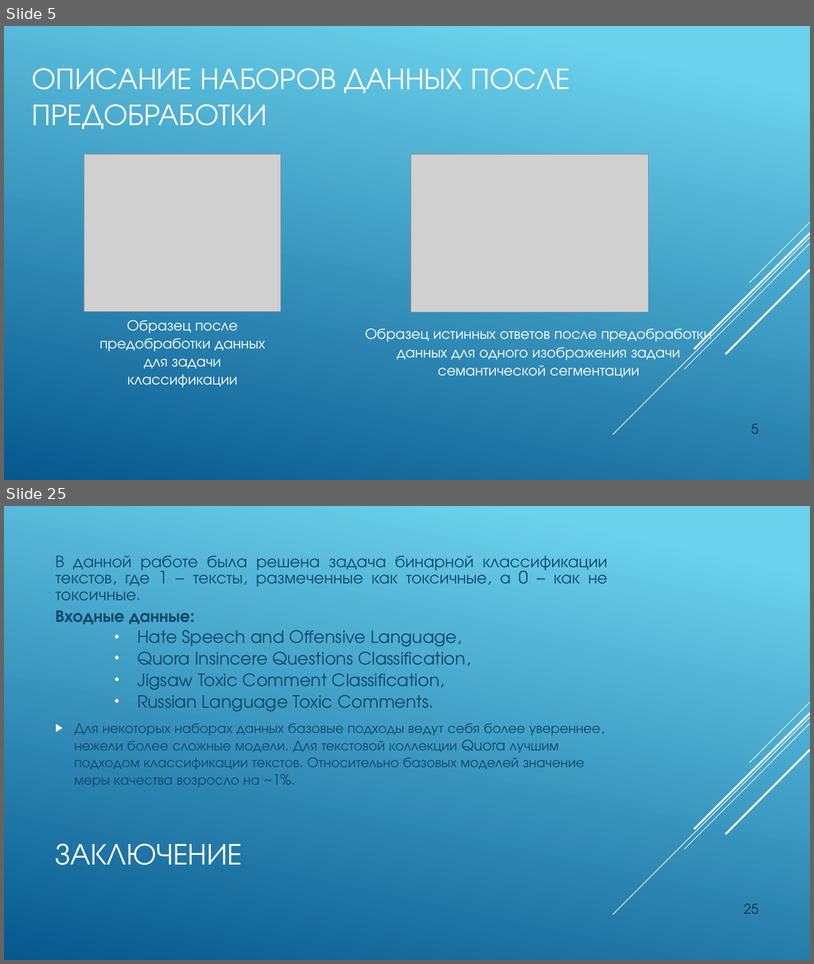
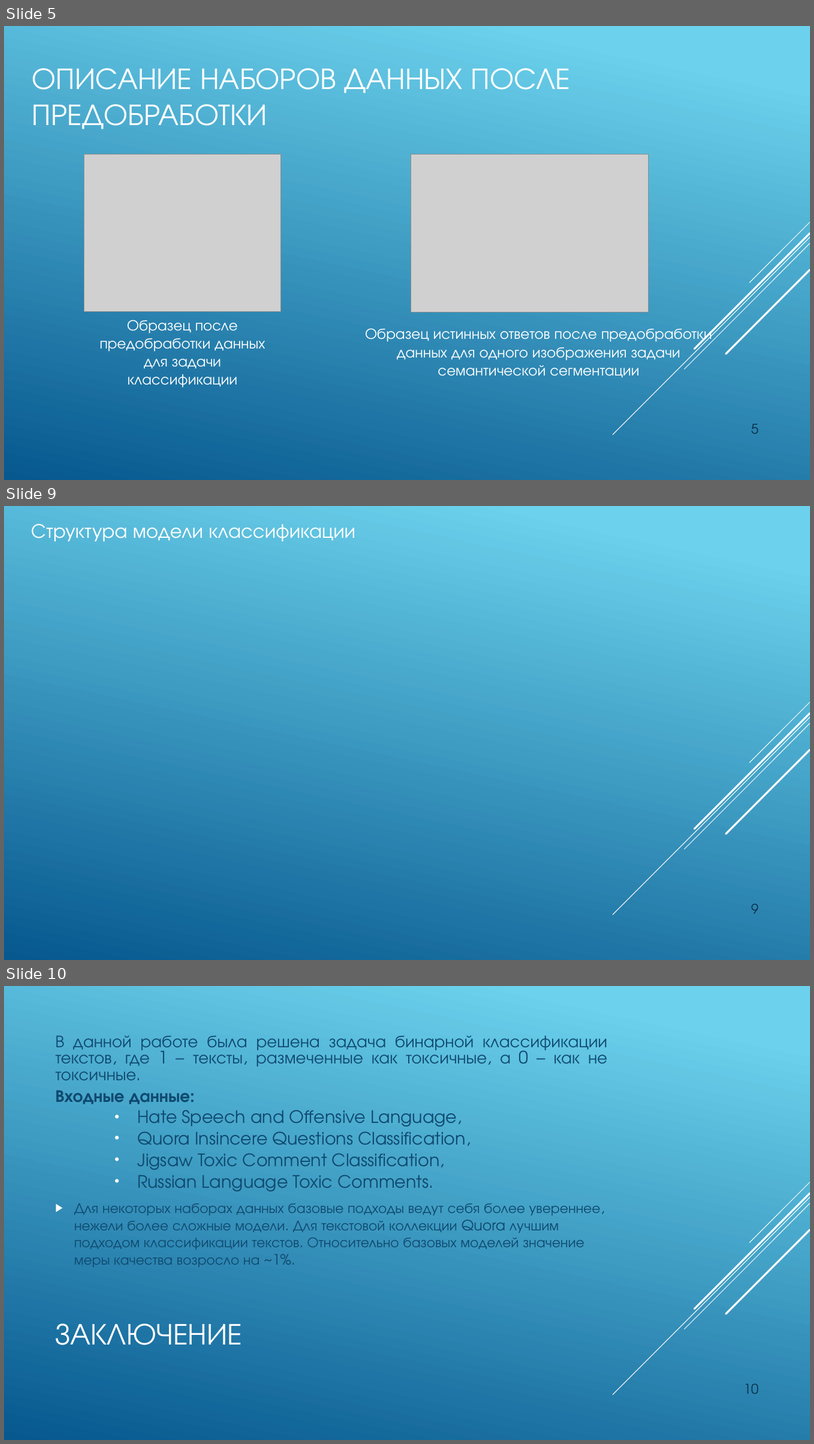
Before and after one commit to JacKira/Airbus_ship_detection, a slide deck: Отчет/ВКР презентация.pptx. Shown one above the other, each under a label of ours: slides 5 and 25 before the commit, slides 5, 9 and 10 after it; the slides between them are not shown. The pictures are 814x964 and 814x1444 pixels, drawn with LibreOffice and Linux fonts; fonts in the diff are those of the drawing; grey boxes stand for pictures. Boxes give left, top, right and bottom in pixels: in the first picture for what was removed or moved away, otherwise in the second. Text is boxed around its words. In the diff, an @@ line names an element or a change of style, - is before the commit and + after.

```diff
--- a/Отчет/ВКР презентация.pptx
+++ b/Отчет/ВКР презентация.pptx
@@ slide 9 added at box(4, 506, 810, 960), background gradient #6ED2EB to #06588E; not listed: 5 template elements that a slide beside it also shows @@
@@ text added at box(31, 524, 356, 541), 24 pt, text #FFFFFF @@
+Структура модели классификации
@@ page number added at box(752, 903, 759, 913), 16 pt, text #0A304A @@
+9
@@ what was slide 25 is now slide 10 @@
@@ page number at box(744, 1383, 759, 1393): text changed @@
-25
+10
```
Also in this commit, not shown: 2 slides changed, 1 other slide added, 17 slides removed, 2 other files.
